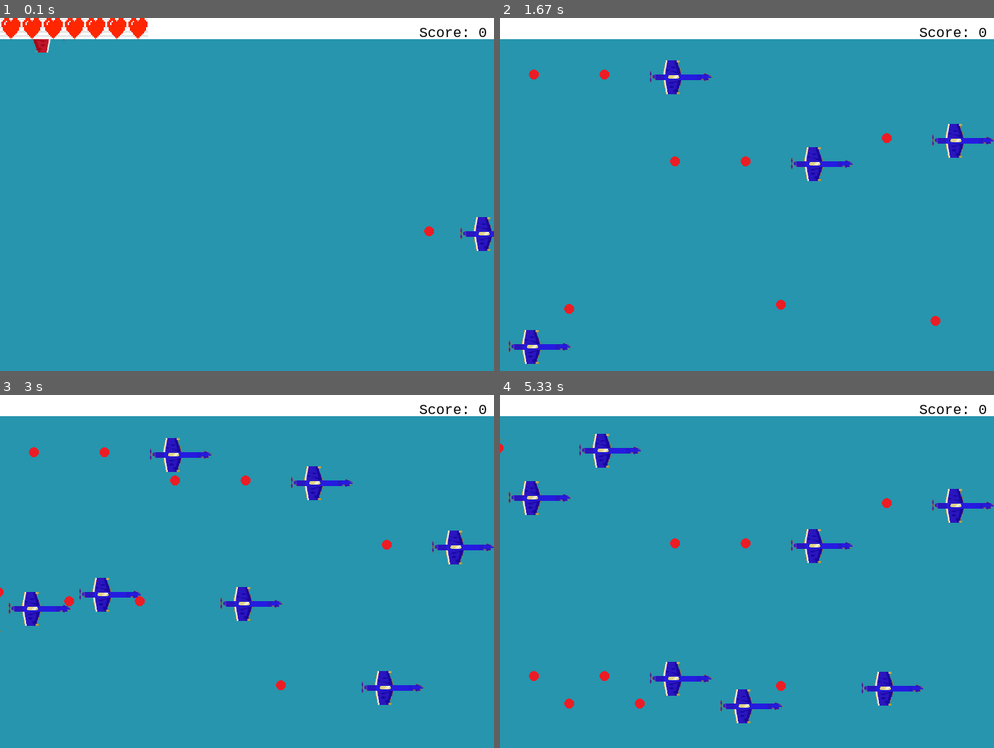
Above: before the commit, frames 1-4 (two rows, left to right).
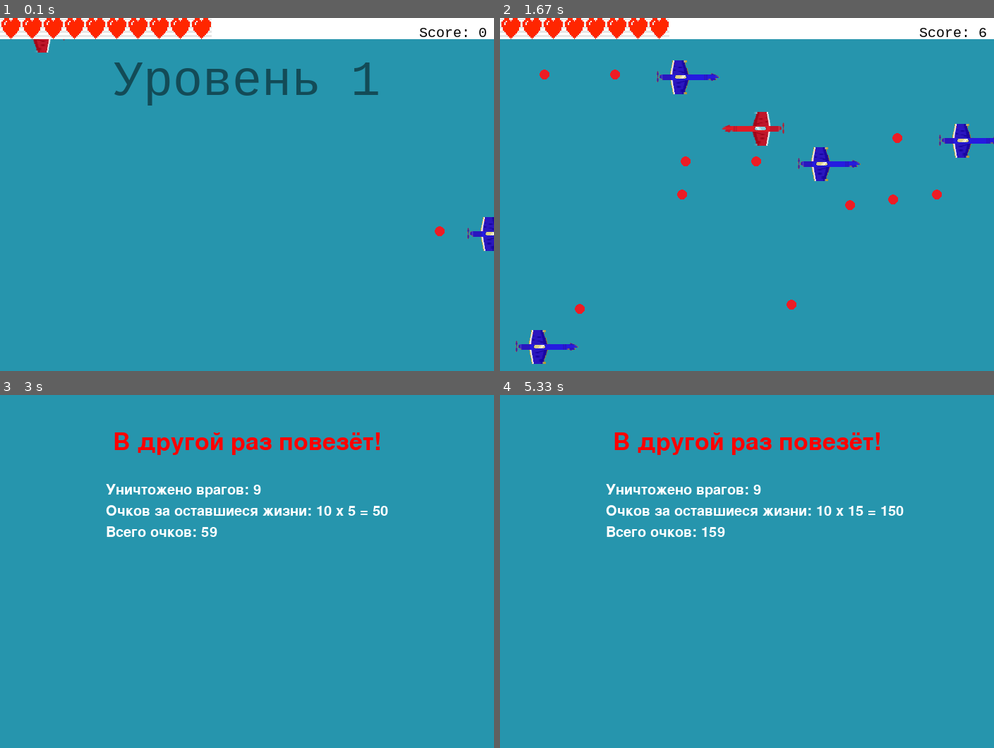
Above: after the commit, the same moments.

Repository: artzhemch/pygame_project
Game: pygame game, started from main.py
Two runs of this game, one before a commit and one after it. Both use one fixed random seed, a clock stepped at 60 frames per second and the inputs below.
Inputs (mouse positions are in pixels of both pictures, inside the frame that each line leads up to):
- Up to frame 1 (0.1 s): no input
- Up to frame 2 (1.67 s): press the mouse at (628, 198) at 0.37 s; move the mouse to (712, 233) at 0.47 s; release the mouse at (796, 272) at 0.6 s; hold Tab 0.67-1.13 s; click (574, 325) at 0.75 s; press the mouse at (628, 198) at 1.2 s; move the mouse to (667, 201) at 1.3 s; release the mouse at (712, 208) at 1.43 s; press the mouse at (628, 198) at 1.53 s; move the mouse to (751, 127) at 1.63 s
- Up to frame 3 (3 s): release the mouse at (375, 437) at 1.77 s; press the mouse at (128, 575) at 1.87 s; move the mouse to (98, 560) at 1.97 s; release the mouse at (64, 546) at 2.1 s; click (242, 620) at 2.22 s; hold Tab 2.5-2.97 s; click (158, 698) at 2.58 s
- Up to frame 4 (5.33 s): tap Tab at 3.83 s; hold Tab from 5.23 s (still down); click (717, 649) at 5.32 s

The runs differ from the first frame. In frame 1, 2.4% of the frame differs, in the area x 23-100%, y 0-66%; in frame 2, 4.7%; in frame 3, 12%; in frame 4, 12%, in the area x 0-100%, y 0-93%.

Commit message:
Переключение уровней, начальный и конечный экран

Diff:
--- a/constants.py
+++ b/constants.py
@@ -4,7 +4,7 @@
 DEFAULT_BULLET_SPEED = (15, 0)
 DEFAULT_ENEMY_SPEED = (-10, 0)
 DEFAULT_HP = 1
-PLAYER_HP = 7
+PLAYER_HP = 10
 PROJ_SPEED = 15
 DEFAULT_RATE_OF_FIRE = 20
 HERO_RATE_OF_FIRE = 8
--- a/entity_class.py
+++ b/entity_class.py
@@ -6,6 +6,7 @@
 
 class Entity(pygame.sprite.Sprite):
     """Класс для всех сущностей"""
+    score = 0
     image = None  # Изображение для всех экземпляров класса
     image_name = 'player_plane.png'  # Имя изображения
     all_sprites = None  # Все спрайты
@@ -52,7 +53,7 @@
             if len(collides) > 0:
                 for i in collides:
                     self.get_hit(i)
-        if self.rect.x < -100:
+        if self.rect.x < -100 or self.rect.x > 1000:
             self.recycle()
 
     def get_hit(self, other):
--- a/level_class.py
+++ b/level_class.py
@@ -12,5 +12,7 @@
         return self.black_prob, self.spawn_time, self.duration
 
 
-level1 = Level(0, 10, 60)
-level2 = Level(0.3, 8, 70)
+level1 = Level(0, 10, 600)
+level2 = Level(0.3, 8, 700)
+level3 = Level(0.5, 8, 700)
+levels = {1: level1, 2: level2, 3: level3}
--- a/main.py
+++ b/main.py
@@ -6,16 +6,8 @@
 from entity_class import Entity
 from plane_class import Plane, Player, TargetingPlane
 from constants import BACKGROUND_COLOR, SCREEN_WIDTH, SCREEN_HEIGHT, LIFE_SIZE
-from level_class import level1, level2
-
-
-def draw_interface(life: int, life_image: pygame.Surface, screen: pygame.display, score: int):
-    pygame.draw.rect(screen, (255, 255, 255, 120), (0, 0, SCREEN_WIDTH, LIFE_SIZE))
-    for i in range(life):
-        screen.blit(life_image, (i * LIFE_SIZE, 0))
-    myfont = pygame.font.SysFont("monospace", 20)
-    label = myfont.render(f"Score: {score}", True, (0, 0, 0))
-    screen.blit(label, (SCREEN_WIDTH - label.get_size()[0] - 10, 10))
+from level_class import levels
+from screens import draw_win, write_notification, draw_interface, draw_lost
 
 
 def create_enemy(all_sprites: pygame.sprite.Group,
@@ -46,20 +38,24 @@
     t = 0
     game_condition = 'loading_level'
     level_number = 1
-    levels = {1: level1, 2: level2}
     spawn_rate = -1
     stronger_enemy_propability = 0.3  # Вероятность появления самолёта, стреляющего точно в игрока
     level_duration = 60
     while running:
+        events = list(pygame.event.get())
+        for event in events:
+            if event.type == pygame.QUIT:
+                running = False
+            if event.type == pygame.KEYDOWN:
+                if event.key == pygame.K_TAB:
+                    player.hp += 5
         if game_condition == 'loading_level':
             t = 0
             stronger_enemy_propability, spawn_rate, level_duration = levels[level_number].load()
             game_condition = 'level_active'
-        if game_condition == 'level_active':
+        elif game_condition == 'level_active':
 
-            for event in pygame.event.get():
-                if event.type == pygame.QUIT:
-                    running = False
+            for event in events:
                 if event.type == pygame.MOUSEMOTION and pygame.mouse.get_focused():
                     x, y = event.pos
                     dx, dy = player.image.get_size()
@@ -68,17 +64,24 @@
                 create_enemy(all_sprites, player, t, stronger_enemy_propability)
             screen.fill(pygame.Color(BACKGROUND_COLOR))
             all_sprites.draw(screen)
-            draw_interface(player.hp, life_image, screen, 0)
+            draw_interface(player.hp, life_image, screen)
             all_sprites.update(t)
-            pygame.display.flip()
             clock.tick(60)
             t += 1
+            if t < 30:
+                write_notification(screen, f'Уровень {level_number}')
+            pygame.display.flip()
             if t >= level_duration:
                 game_condition = 'loading_level'
-                for i in all_sprites:
-                    pass
-
-
+                level_number += 1
+                if level_number > max(levels.keys()):
+                    game_condition = 'win'
+            if player.hp <= 0:
+                game_condition = 'lost'
+        elif game_condition == 'win':
+            draw_win(screen, player)
+        elif game_condition == 'lost':
+            draw_lost(screen, player)
 
     pygame.quit()
 
--- a/plane_class.py
+++ b/plane_class.py
@@ -55,6 +55,9 @@
                    v_x=self.bullet_speed[0],
                    v_y=self.bullet_speed[1])
 
+    def get_destroyed(self):
+        Entity.score += 1
+        super().get_destroyed()
     def update(self, t):
         super().update(t)
         if (t - self.creation_time) % self.fire_rate == 0:
--- /dev/null
+++ b/screens.py
@@ -0,0 +1,64 @@
+import pygame
+from constants import SCREEN_HEIGHT, SCREEN_WIDTH, LIFE_SIZE, BACKGROUND_COLOR
+from entity_class import Entity
+from plane_class import Player
+
+
+def draw_score(screen: pygame.display, player: Player):
+    font = pygame.font.Font(None, 30)
+    score_text_mid = font.render(f"Уничтожено врагов: {Entity.score}", True, (255, 255, 255))
+    score_text_x = SCREEN_WIDTH // 2 - 200
+    score_text_y = SCREEN_HEIGHT // 4
+    screen.blit(score_text_mid, (score_text_x, score_text_y))
+
+    life_text_mid = font.render(f"Очков за оставшиеся жизни: 10 x {player.hp} = {10 * player.hp}",
+                                True, (255, 255, 255))
+    life_text_x = SCREEN_WIDTH // 2 - 200
+    life_text_y = SCREEN_HEIGHT // 4 + 30
+    screen.blit(life_text_mid, (life_text_x, life_text_y))
+
+    total_text_mid = font.render(f"Всего очков: {Entity.score + 10 * player.hp}",
+                                 True, (255, 255, 255))
+    total_text_x = SCREEN_WIDTH // 2 - 200
+    total_text_y = SCREEN_HEIGHT // 4 + 60
+    screen.blit(total_text_mid, (total_text_x, total_text_y))
+
+
+def draw_win(screen: pygame.display, player: Player):
+    screen.fill(pygame.Color(BACKGROUND_COLOR))
+    font = pygame.font.Font(None, 50)
+
+    head_text_mid = font.render("Победа!", True, (0, 255, 0))
+    head_text_x = SCREEN_WIDTH // 2 - head_text_mid.get_width() // 2
+    head_text_y = SCREEN_HEIGHT // 10
+    screen.blit(head_text_mid, (head_text_x, head_text_y))
+    draw_score(screen, player)
+    pygame.display.flip()
+
+
+def draw_lost(screen: pygame.display, player: Player):
+    screen.fill(pygame.Color(BACKGROUND_COLOR))
+    font = pygame.font.Font(None, 50)
+
+    head_text_mid = font.render("В другой раз повезёт!", True, (255, 0, 0))
+    head_text_x = SCREEN_WIDTH // 2 - head_text_mid.get_width() // 2
+    head_text_y = SCREEN_HEIGHT // 10
+    screen.blit(head_text_mid, (head_text_x, head_text_y))
+    draw_score(screen, player)
+    pygame.display.flip()
+
+
+def draw_interface(life: int, life_image: pygame.Surface, screen: pygame.display):
+    pygame.draw.rect(screen, (255, 255, 255, 120), (0, 0, SCREEN_WIDTH, LIFE_SIZE))
+    for i in range(life):
+        screen.blit(life_image, (i * LIFE_SIZE, 0))
+    myfont = pygame.font.SysFont("monospace", 20)
+    label = myfont.render(f"Score: {Entity.score}", True, (0, 0, 0))
+    screen.blit(label, (SCREEN_WIDTH - label.get_size()[0] - 10, 10))
+
+
+def write_notification(screen: pygame.display, notification: str, colour=(0, 0, 0)):
+    myfont = pygame.font.SysFont("monospace", 70)
+    label = myfont.render(notification, True, colour)
+    label.set_alpha(127)
+    screen.blit(label, (SCREEN_WIDTH // 2 - label.get_size()[0] // 2, SCREEN_HEIGHT // 10))
